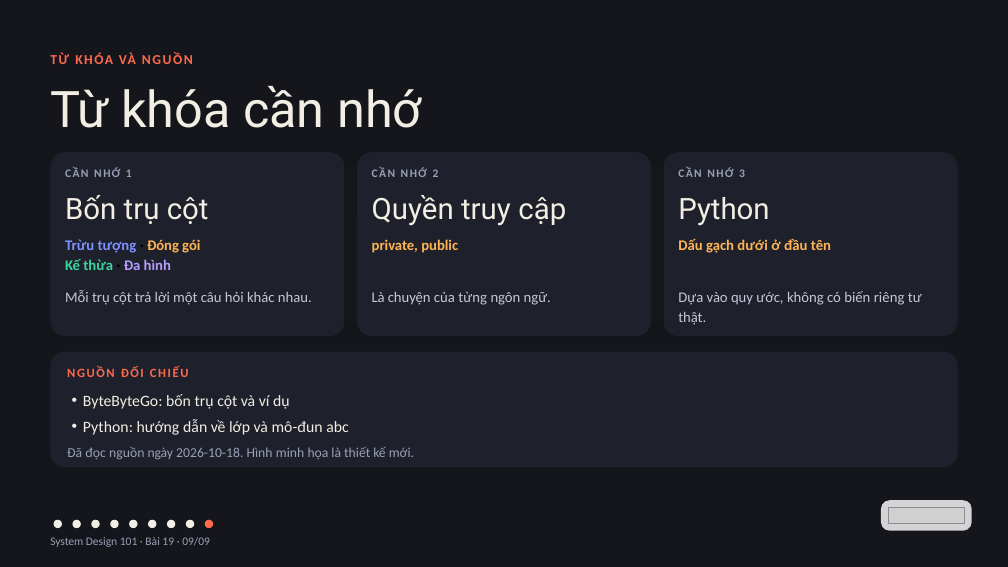
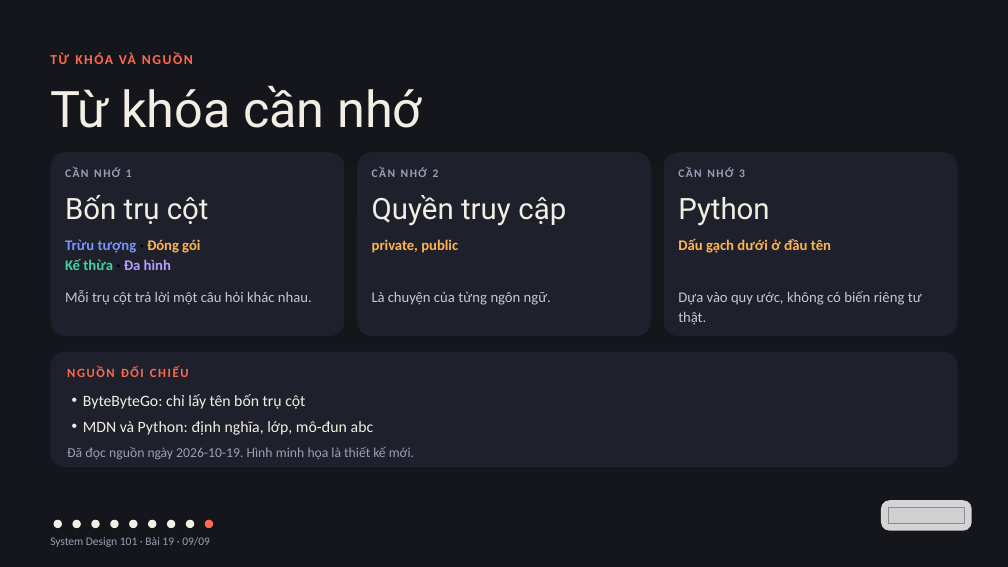
Before and after one commit to vohoailinh90/tool-marketing-studio, a slide deck: slide 9 of system-design-101/vi/lessons/sd-10-019/slides/sd-10-019.pptx. Drawn at 1008x567 pixels with LibreOffice and Linux fonts; fonts in the diff are those of the drawing; grey boxes stand for pictures. Boxes give left, top, right and bottom in pixels: in the first picture for what was removed or moved away, otherwise in the second. Text is boxed around its words. In the diff, an @@ line names an element or a change of style, - is before the commit and + after.

```diff
--- a/system-design-101/vi/lessons/sd-10-019/slides/sd-10-019.pptx
+++ b/system-design-101/vi/lessons/sd-10-019/slides/sd-10-019.pptx
@@ text at (83, 394, 373, 435): text changed @@
-• ByteByteGo: bốn trụ cột và ví dụ
-• Python: hướng dẫn về lớp và mô-đun abc
+• ByteByteGo: chỉ lấy tên bốn trụ cột
+• MDN và Python: định nghĩa, lớp, mô-đun abc
@@ text at (67, 447, 414, 460): text changed @@
-Đã đọc nguồn ngày 2026-10-18. Hình minh họa là thiết kế mới.
+Đã đọc nguồn ngày 2026-10-19. Hình minh họa là thiết kế mới.
```
Also in this commit, not shown: 8 other slides changed, 4 other files.
